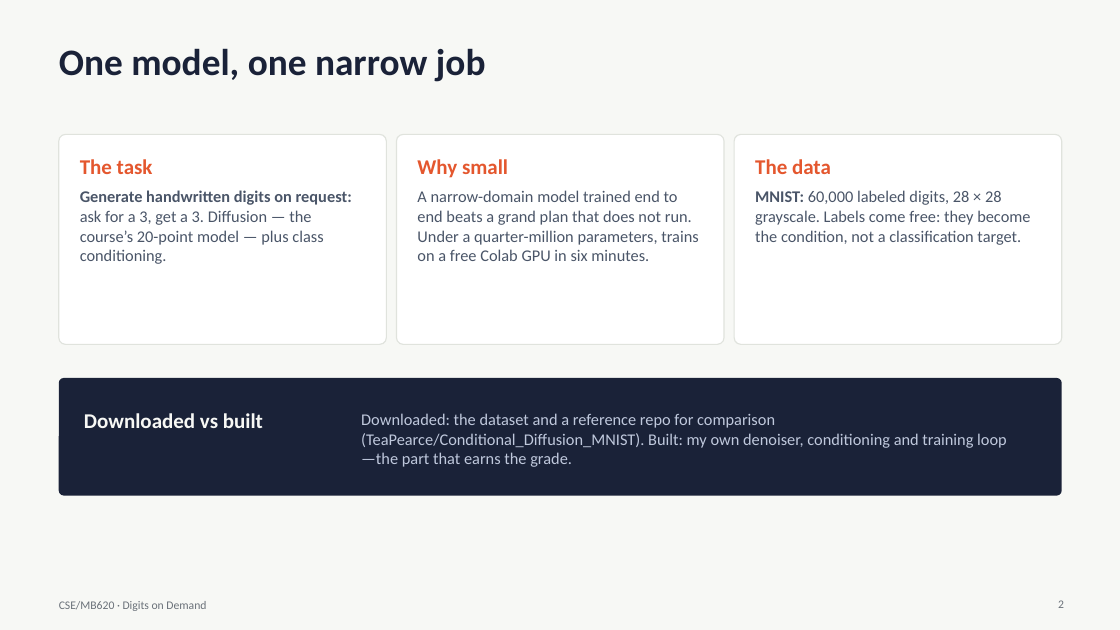
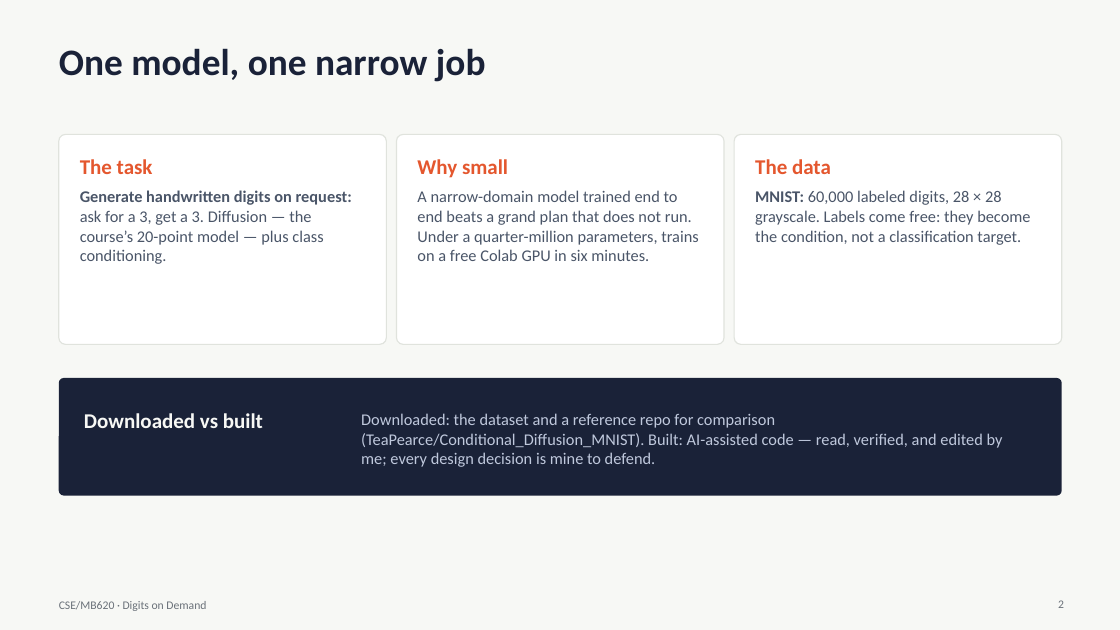
Before and after one commit to AlehHaiko/digits-on-demand, a slide deck: slide 2 of Digits on Demand.pptx. Drawn at 1120x630 pixels with LibreOffice and Linux fonts; fonts in the diff are those of the drawing. Boxes give left, top, right and bottom in pixels: in the first picture for what was removed or moved away, otherwise in the second. Text is boxed around its words. In the diff, an @@ line names an element or a change of style, - is before the commit and + after.

Commit message:
AI-assisted attribution in README and slides

```diff
--- a/Digits on Demand.pptx
+++ b/Digits on Demand.pptx
@@ text at (x1=361, y1=413, x2=1003, y2=467): text changed @@
-Downloaded: the dataset and a reference repo for comparison (TeaPearce/Conditional_Diffusion_MNIST). Built: my own denoiser, conditioning and training loop—the part that earns the grade.
+Downloaded: the dataset and a reference repo for comparison (TeaPearce/Conditional_Diffusion_MNIST). Built: AI-assisted code — read, verified, and edited by me; every design decision is mine to defend.
```
Also in this commit, not shown: 1 other file.
